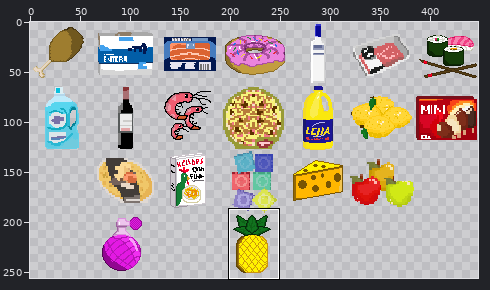
Sprite sheet -- assets/ImgsJuego/items_spritesheet.png. Above, an overview of the earlier version with the close-up marked.
Close-up. Before the commit:
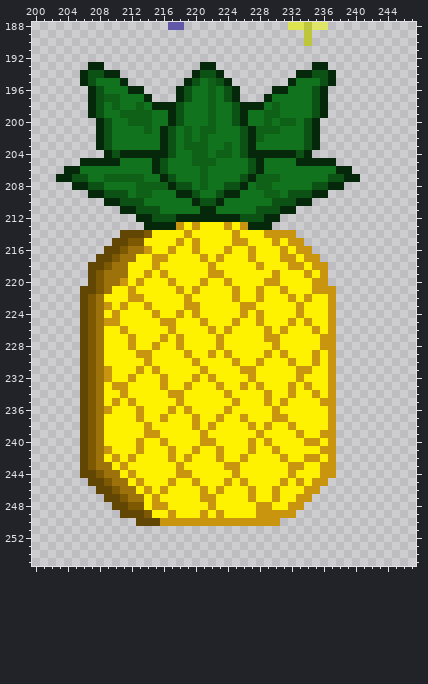
The file is 448x256 pixels. Pixels under 10% opacity are left out. Colours within 5 levels of each other are drawn and written as one. Shown: x 200..247, y 188..255. The commit also changed other parts of the picture, which this record leaves out.
Now the later version:
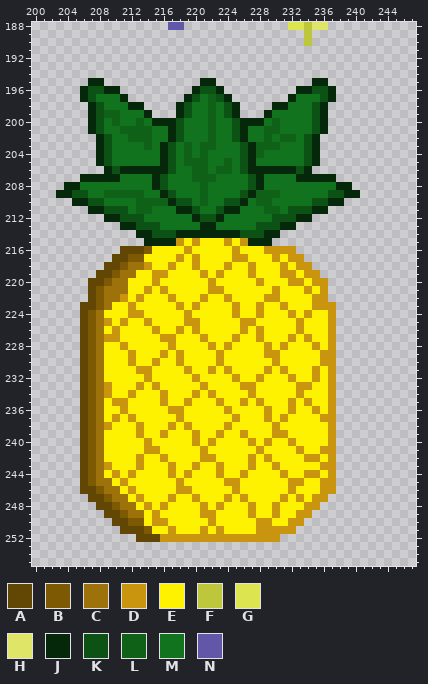
Palette (. is transparent): A #624604  B #7d5904  C #9e720b  D #c9940e  E #fff200  F #bec63b  G #dce54f  H #dfe566  J #06280a  K #0b5214  L #0e6117  M #11731e  N #6157a8
Edits made:
y 193: x 207..208 JJ -> ..; x 221..222 JJ -> ..; x 235..236 JJ -> ..
y 194: x 206..210 JKKJJ -> .....; x 220..223 JKKJ -> ....; x 233..237 JJKKJ -> .....
y 195: x 206..211 JKMMMJ -> .JJ...; x 219..224 JKMLKJ -> ..JJ..; x 232..237 JMMMKJ -> ...JJ.
y 196: x 206..207 .J -> JK; x 209..213 MMMJJ -> JJ...; x 218..225 JKMMLMKJ -> ..JKKJ..; x 230..234 JJMMM -> ...JJ; x 236..237 J. -> KJ
y 197: x 206..214 .JKLLMMMJ -> JKMMMJ...; x 218..220 JKM -> .JK; x 223..225 MKJ -> KJ.; x 229..232 JMMM -> ...J; x 235..237 KJ. -> MKJ
y 198: x 210 L -> M; x 212..219 MLMJJJKM -> JJ....JK; x 224..231 MKJJJMLM -> KJ....JJ
y 199: x 209..219 MMLLLLMMJKM -> LLMMMJ...JK; x 224..230 MKJMMLL -> KJ...JM
y 200: x 207..210 .JKM -> JKML; x 212 L -> M; x 214..216 LMM -> MJJ; x 227..232 MMLMLL -> JJMLMM; x 234..236 KJ. -> MKJ
y 201: x 207..209 .JK -> JKM; x 211..213 MMM -> LLL; x 216..219 JKML -> MJKM; x 221 L -> M; x 225..228 MKJL -> KJMM; x 234..236 KJ. -> MKJ
y 202: x 212..214 MMM -> LLL; x 216..219 JKML -> MJKM; x 221..222 LM -> ML; x 225..229 MKJLM -> KJMML; x 231..232 MM -> LL
y 203: x 214 M -> L; x 220 L -> M; x 222 M -> L; x 224 L -> M; x 228..230 MMM -> LLL
y 204: x 208..215 .JKJJJJJ -> JKMMMMMM; x 219..220 ML -> LM; x 223..224 LL -> MM; x 228..235 JJJJJKJ. -> LMMMMMKJ
y 205: x 206..207 JJ -> ..; x 209..210 JJ -> KM; x 215..217 JKM -> MJK; x 219 M -> L; x 222 L -> M; x 224 M -> L; x 226..228 MKJ -> KJM; x 233..234 JJ -> MK; x 236..237 JJ -> ..
y 206: x 204..214 JJMMMMMMMMM -> .....JKJJJJ; x 216..217 KM -> JK; x 220 M -> L; x 223..224 MM -> LL; x 226..227 MK -> KJ; x 229..239 MMMMMMMMMJJ -> JJJJKJ.....
y 207: x 203..213 JJKKMMLLLLL -> ...JJJJJMMM; x 215..217 MJK -> JKM; x 220 M -> L; x 222 M -> L; x 226..230 KJLLL -> MKJMM; x 233..240 MMMMKKJJ -> JJJJJ...
y 208: x 204 . -> J; x 206..208 JKK -> MMM; x 213..219 LLLLJKK -> MMJKMMM; x 224..229 KKJMLL -> MMMKJM; x 235..237 KKJ -> MMM; x 239 . -> J
y 209: x 203..212 ....JJKKKM -> JJKKMMLLLL; x 214 L -> M; x 216..221 MMJJKM -> JKMMML; x 223..228 KJJMMM -> MMMKJL; x 232..240 KKKJJ.... -> MMMMMKKJJ
y 210: x 205..226 ....JJKKKMMMMMMJKKJMMM -> JJKKMMMMLLLLJKKMLMMKKJ; x 228..238 MMKKKJJ.... -> LLMMMMMKKJJ
y 211: x 207..215 ....JJKKK -> JJKKKMLLM; x 218..225 MMMJJMMM -> JJKMMKJJ; x 228..236 KKKJJ.... -> MLLMKKKJJ
y 212: x 209..219 ....JJKKKJJ -> JJKKKMMMMMM; x 221..222 JJ -> KK; x 224..234 JJKKKJJ.... -> MMMMMMKKKJJ
y 213: x 211..232 ...JJJJDEDEEEDEDJJJ... -> JJKKKMMMMMJJMMMMMKKKJJ
y 214: x 211..232 AAABEEEEDEEEEEDEEEDDDD -> ..JJKKKJJJJJJJJKKKJJ..
y 215: x 210..217 AABBEEEE -> ....JJJJ; x 224..225 ED -> DE; x 227..233 EEEDEDD -> JJJ....
y 216: x 209..214 AABCCD -> ..AAAB; x 217 D -> E; x 219..220 ED -> DE; x 224..225 DE -> ED; x 227 D -> E; x 229..230 EE -> DD; x 232..234 EDD -> D..
y 217: x 208..213 AABCCE -> ..AABB; x 215..216 DD -> EE; x 218 E -> D; x 220..221 ED -> DE; x 223 D -> E; x 225..227 EED -> DDE; x 230..231 ED -> DE; x 233..235 EDD -> D..
y 218: x 207..215 AABCCEEED -> ..AABCCDE; x 217 E -> D; x 220 E -> D; x 222 D -> E; x 224 E -> D; x 227..228 ED -> DE; x 231..232 ED -> DE; x 234..236 EDD -> D..
y 219: x 207..210 ABCC -> .AAB; x 212 E -> C; x 214..215 DE -> ED; x 221..222 ED -> DE; x 227 E -> D; x 230..232 DEE -> EDD; x 235..236 ED -> D.
y 220: x 208..209 BC -> AB; x 211 D -> C; x 213 D -> E; x 215 E -> D; x 217 D -> E; x 221..222 DE -> ED; x 224 D -> E; x 228..230 EDD -> DEE; x 232..233 EE -> DD
y 221: x 206 A -> .; x 210..212 EED -> CCE; x 214 E -> D; x 216 E -> D; x 218 D -> E; x 220 D -> E; x 222..223 EE -> DD; x 225 D -> E; x 228 D -> E; x 230..231 ED -> DE; x 234..235 ED -> DE; x 237 D -> .
y 222: x 206..212 ABCEEED -> .ABCCDE; x 217 E -> D; x 219 D -> E; x 221 E -> D; x 224..225 ED -> DE; x 228..230 DEE -> EDD; x 232 D -> E; x 234..237 DEED -> EDD.
y 223: x 207..209 BCD -> ABC; x 211..212 DE -> ED; x 214 D -> E; x 218..219 ED -> DE; x 225..228 EDDE -> DEED; x 231 E -> D; x 233 D -> E; x 235..236 EE -> DD
y 224: x 210 D -> E; x 212..213 EE -> DD; x 215 D -> E; x 218..220 DED -> EDE; x 225..226 ED -> DE; x 232..234 EDE -> DED
y 225: x 210..211 DE -> ED; x 214 E -> D; x 216..217 DD -> EE; x 219..221 EED -> DDE; x 225..228 DEED -> EDDE; x 232..234 DED -> EDE
y 226: x 210..211 ED -> DE; x 215 E -> D; x 217..218 DE -> ED; x 220 E -> D; x 222 D -> E; x 224 D -> E; x 226 E -> D; x 228..229 ED -> DE; x 231 D -> E; x 233 E -> D; x 235 D -> E
y 227: x 209..210 EE -> DD; x 212 D -> E; x 217..218 ED -> DE; x 221 E -> D; x 223 D -> E; x 225 E -> D; x 228..230 EDD -> DEE; x 232 E -> D; x 234 E -> D; x 236 D -> E
y 228: x 211..212 ED -> DE; x 215 D -> E; x 217..218 ED -> DE; x 222..224 EDE -> DED; x 229..231 EDE -> DED; x 235..236 ED -> DE
y 229: x 212..214 EDD -> DEE; x 216 E -> D; x 218..219 ED -> DE; x 222..224 DED -> EDE; x 230..231 ED -> DE; x 235..236 DE -> ED
y 230: x 212 E -> D; x 214..215 DE -> ED; x 218 E -> D; x 220 D -> E; x 223 E -> D; x 225 D -> E; x 228 D -> E; x 230 E -> D; x 232 D -> E; x 235..236 DE -> ED
y 231: x 209 D -> E; x 214..215 ED -> DE; x 219 E -> D; x 221..222 DE -> ED; x 224 E -> D; x 226..227 DD -> EE; x 229 E -> D; x 231 E -> D; x 233..235 DDE -> EED
y 232: x 209 D -> E; x 212 D -> E; x 214 E -> D; x 216 D -> E; x 222 D -> E; x 225 E -> D; x 227..228 DE -> ED; x 232..233 ED -> DE; x 235 E -> D
y 233: x 209..211 EDD -> DEE; x 213 E -> D; x 215..216 ED -> DE; x 219 D -> E; x 221 E -> D; x 223 D -> E; x 227..228 ED -> DE; x 232..233 DE -> ED
y 234: x 209 E -> D; x 211..212 DE -> ED; x 216..218 EDD -> DEE; x 220 E -> D; x 222 E -> D; x 224 D -> E; x 227 E -> D; x 229 D -> E; x 232..233 DE -> ED; x 235 D -> E
y 235: x 211..212 ED -> DE; x 216 E -> D; x 218..219 DE -> ED; x 223 E -> D; x 225..226 DE -> ED; x 228..229 ED -> DE; x 231..232 DE -> ED; x 234 E -> D; x 236 D -> E
y 236: x 209 D -> E; x 211 E -> D; x 213 D -> E; x 218..219 ED -> DE; x 229..230 ED -> DE; x 232 E -> D; x 235 E -> D
y 237: x 210 E -> D; x 212..213 ED -> DE; x 216 D -> E; x 218 E -> D; x 220 D -> E; x 223 D -> E; x 225..226 ED -> DE; x 229..230 ED -> DE; x 236 E -> D
y 238: x 209 E -> D; x 213..214 ED -> DE; x 217 E -> D; x 219..220 ED -> DE; x 222 D -> E; x 224 E -> D; x 227 D -> E; x 229..230 DE -> ED; x 232 D -> E
y 239: x 213..216 EDDE -> DEED; x 220..221 ED -> DE; x 223 E -> D; x 226 E -> D; x 228 D -> E; x 230..231 EE -> DD; x 233 D -> E; x 236 D -> E
y 240: x 213..214 DE -> ED; x 216 D -> E; x 220..221 ED -> DE; x 232 E -> D; x 234..235 DD -> EE
y 241: x 209 D -> E; x 213..215 DEE -> EDD; x 217 D -> E; x 220..221 DE -> ED; x 223 D -> E; x 227..228 DE -> ED; x 230 D -> E; x 233 E -> D
y 242: x 210 D -> E; x 212..213 DE -> ED; x 216..217 ED -> DE; x 219 D -> E; x 221..223 EED -> DDE; x 226..227 DE -> ED; x 229 E -> D; x 231 D -> E
y 243: x 209 C -> D; x 211 D -> E; x 213 E -> D; x 217..218 ED -> DE; x 220 E -> D; x 223..225 EDD -> DEE; x 227 E -> D; x 230 E -> D; x 232..233 DD -> EE
y 244: x 207..210 ABCC -> BCED; x 217..218 ED -> DE; x 223 E -> D; x 225..226 DE -> ED; x 231..232 ED -> DE; x 234..236 EED -> DDE
y 245: x 206..211 .AABCC -> ABCCED; x 213 D -> E; x 217..218 DE -> ED; x 220 D -> E; x 225..226 ED -> DE; x 231..232 DE -> ED; x 235 D -> E; x 237 . -> D
y 246: x 206..212 ..AABCC -> AABCCED; x 214 D -> E; x 216 D -> E; x 218..219 EE -> DD; x 221 D -> E; x 223 D -> E; x 225 E -> D; x 227 D -> E; x 230 D -> E; x 232 E -> D; x 234..237 DD.. -> EEDD
y 247: x 207..213 ..AABCC -> AABCCED; x 215 D -> E; x 217 E -> D; x 220..222 EDD -> DEE; x 224 E -> D; x 226..227 ED -> DE; x 230..231 DE -> ED; x 234..236 D.. -> EDD
y 248: x 208..215 ..AABBED -> AABCCEDE; x 221..223 EDE -> DED; x 227..230 EDDE -> DEED; x 232..235 DD.. -> EEDD
y 249: x 209..215 ..AAABE -> AABCCED; x 217 D -> E; x 222..223 ED -> DE; x 227..229 EDD -> DEE; x 231..234 DD.. -> EEDD
y 250: x 210..215 ...AAA -> AABBED; x 217..221 DDDDD -> EEEEE; x 223..227 DDDDD -> EEEEE; x 230..233 D... -> EEDD
y 251: x 211..232 ...................... -> AAABEEDEEEDEDEEEEDDDDD
y 252: x 213..230 .................. -> AAADDDDDDDDDDDDDDD
Changed places in both close-ups, as pixel boxes (x1, y1, x2, y2):
changed: (56, 62, 360, 542)
